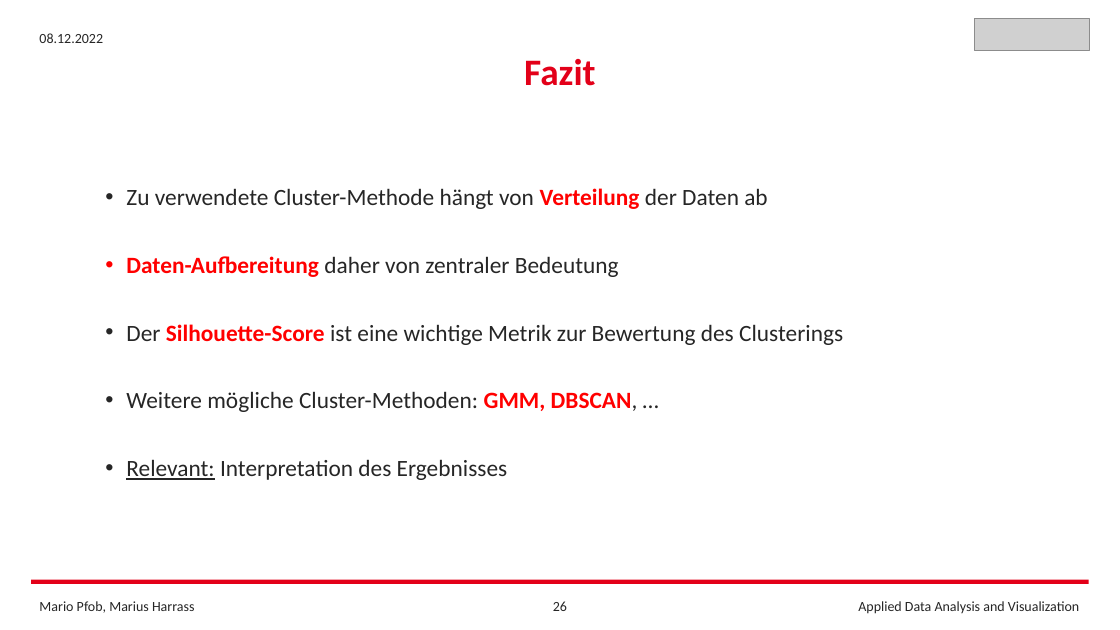
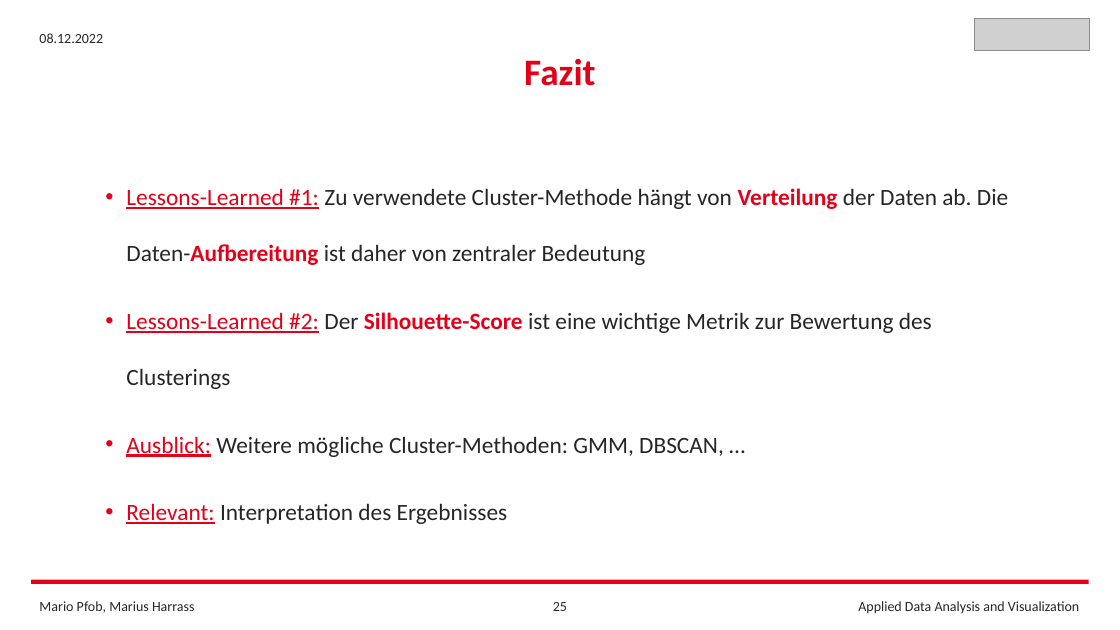
Before and after one commit to FrankCastlepancakes/ClusteringScikitLearn, a slide deck: slide 25 of Clustering_Scikit_Learn.pptx (slide 26 before the commit). Drawn at 1120x630 pixels with LibreOffice and Linux fonts; fonts in the diff are those of the drawing; grey boxes stand for pictures. Boxes give left, top, right and bottom in pixels: in the first picture for what was removed or moved away, otherwise in the second. Text is boxed around its words. In the diff, an @@ line names an element or a change of style, - is before the commit and + after.

Commit message:
Small changes in powerpoint

```diff
--- a/Clustering_Scikit_Learn.pptx
+++ b/Clustering_Scikit_Learn.pptx
@@ text at (126,188,1008,457): text changed @@
-• Zu verwendete Cluster-Methode hängt von Verteilung der Daten ab
-• Daten-Aufbereitung daher von zentraler Bedeutung
-• Der Silhouette-Score ist eine wichtige Metrik zur Bewertung des Clusterings
-• Weitere mögliche Cluster-Methoden: GMM, DBSCAN, …
+• Lessons-Learned #1: Zu verwendete Cluster-Methode hängt von Verteilung der Daten ab. Die Daten-Aufbereitung ist daher von zentraler Bedeutung
+• Lessons-Learned #2: Der Silhouette-Score ist eine wichtige Metrik zur Bewertung des Clusterings
+• Ausblick: Weitere mögliche Cluster-Methoden: GMM, DBSCAN, …
@@ text at (126,503,508,524): text colour #262626 to #E30019 in "Relevant:" @@
@@ page number at (553,602,567,611): text changed @@
-26
+25
```
Also in this commit, not shown: 3 other slides changed, 1 slide removed, 2 other files.
